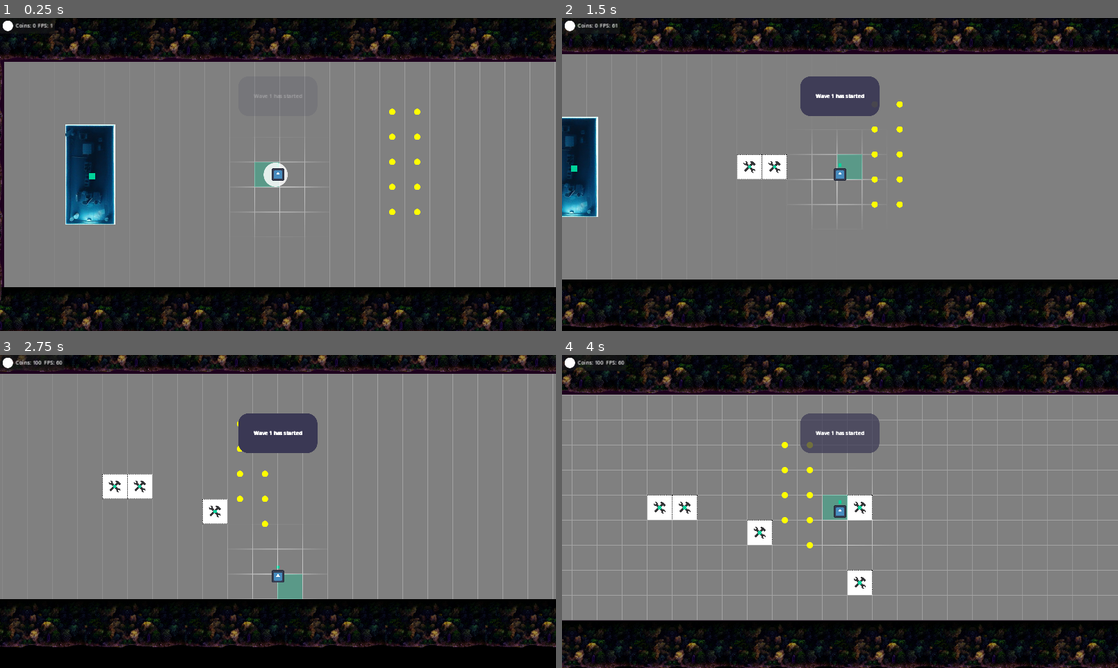
Above: before the commit, frames 1-4 (two rows, left to right).
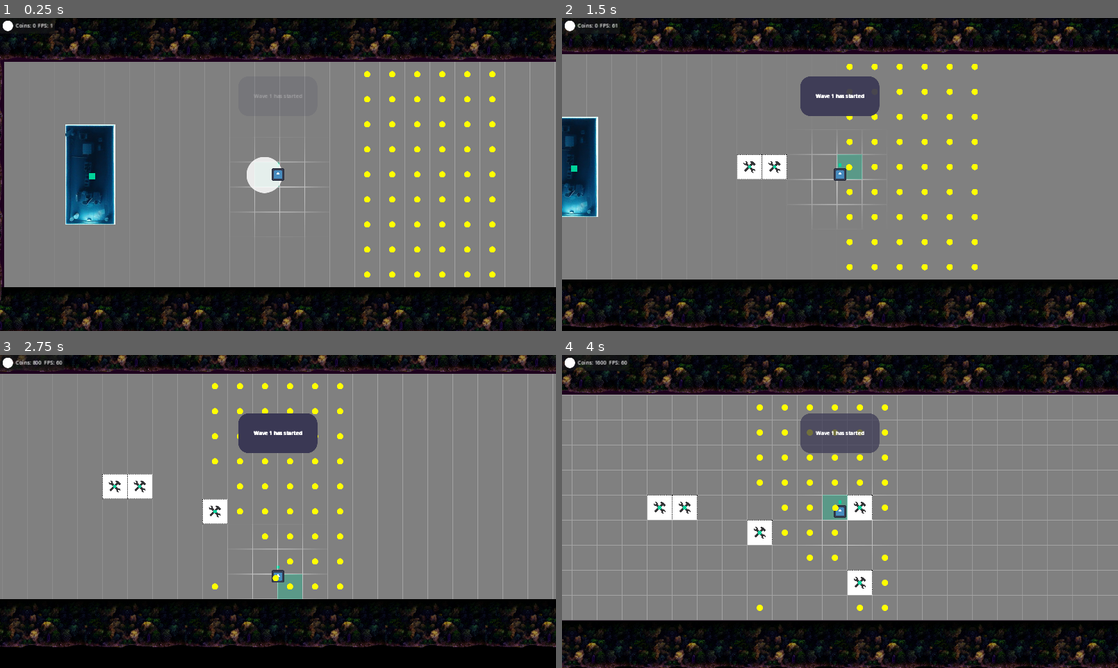
Above: after the commit, the same moments.

Repository: Slushie-Defense/Slushie
Game: Godot game, scene res://Levels/Level1.tscn
Two runs of this game, one before a commit and one after it. Both use one fixed random seed, a clock stepped at 60 frames per second and the inputs below. The engine's default icon, where the game draws it, is replaced by a stand-in: a white triangle on a blue panel in a dark square. Sound files missing from this copy of the repository are replaced by a short silence.
Inputs:
- Up to frame 1 (0.25 s): no input
- Up to frame 2 (1.5 s): tap Enter (ui_accept) at 0.5, 0.77 s; hold Right (ui_right) 0.53-1.28 s; hold Down (ui_down) from 1.28 s (still down)
- Up to frame 3 (2.75 s): tap Enter (ui_accept) at 1.52 s; release Down (ui_down) at 2.03 s; hold Right (ui_right) from 2.03 s (still down)
- Up to frame 4 (4 s): release Right (ui_right) at 2.78 s; hold Up (ui_up) 2.78-3.53 s; tap Enter (ui_accept) at 3.02, 3.77 s; hold Left (ui_left) from 3.53 s (still down)

The runs differ from the first frame. In frame 1, 1.6% of the frame differs, in the area x 44-90%, y 16-83%; in frame 2, 1.1%; in frame 3, 0.9%; in frame 4, 0.9%.

Commit message:
Explosions + Added Coin Spawner

Diff:
--- a/AOEDamage.gd
+++ b/AOEDamage.gd
@@ -1,27 +1,50 @@
 extends Node2D
 
-@onready var explosion_sprite : Sprite2D = $Sprite2D
-@onready var collision_detection : Area2D = $Area2D
-@onready var collsion_shape : CollisionShape2D = $Area2D/CollisionShape2D
-@onready var damage_delay_timer : Timer
+# Sprites
+@onready var sprite_rescaling_parent : Node2D = $SpriteRescaler
+var explosion_sprite_initial_size : float = 128.0
 
-var damage_fallout_curve : Curve = load("res://Entities/Explosion/DamageFallout.tres")
-var explosion_radius : float = 64.0
+# Collision Detection
+@onready var collision_detection : ShapeCast2D = $ShapeCast2D
 
-var nodes_in_area_list : Array = []
-var damage_at_center : float = 50
+# Damage
+var damage_fallout_curve : Curve = load("res://Entities/Explosion/DamageFallout.tres") # Change if you want more than 8 nodes to register
+@export var damage_at_epicenter : float = 500
+@export var explosion_radius : float = 96.0
+@export var max_number_nodes_that_can_be_detected : int = 8
 
-func _on_area_2d_body_entered(body):
-	nodes_in_area_list.push_back(body)
+func _ready():
+	# Sprite scale
+	var explosion_diameter : float = explosion_radius * 2
+	var sprite_scale = explosion_diameter / explosion_sprite_initial_size
+	sprite_rescaling_parent.scale = Vector2(sprite_scale, sprite_scale)
 
-func _on_timer_timeout():
-	print(nodes_in_area_list)
-	# Chase nodes
-	if nodes_in_area_list.size() > 0:
-		# Chase the nearest node
-		for child in nodes_in_area_list:
-			if child.has_method("attack"):
-				var distance_from_center : float = global_position.distance_to(child.global_position)
-				var attack = Attack.new()
-				attack.damage = damage_at_center * damage_fallout_curve.sample(distance_from_center / explosion_radius)
-				child.attack(attack)
+	# Collision detection
+	collision_detection.max_results = max_number_nodes_that_can_be_detected
+	collision_detection.shape.radius = explosion_radius
+	collision_detection.enabled = false
+
+func _deal_damage():
+	print("AOE went off!")
+	collision_detection.enabled = true
+	collision_detection.force_shapecast_update()
+	if not collision_detection.is_colliding():
+		return # Early exit
+
+	# Collision check
+	var number_of_collisions : int = collision_detection.get_collision_count()
+	print("Number of collisions: " + str(number_of_collisions))
+	for i in range(0, number_of_collisions):
+		var child = collision_detection.get_collider(i) # Get the object
+		# Change the collision mask if this is supposed to do friendly fire
+		if child.has_method("attack"): # Check if it has attack
+			var distance_from_center : float = global_position.distance_to(child.global_position)
+			var attack = Attack.new()
+			attack.damage = damage_at_epicenter * damage_fallout_curve.sample(distance_from_center / explosion_radius)
+			child.attack(attack)
+
+	# Turn off collision detection after use
+	collision_detection.call_deferred("queue_free") # Remove from scene
+
+func _on_delay_damage_timer_timeout():
+	_deal_damage()
--- a/Entities/Coin/Coin.gd
+++ b/Entities/Coin/Coin.gd
@@ -18,6 +18,9 @@
 func _ready():
 	set_physics_process(false) # Stop processing any cycles
 	timer_ratio = 1.0 / timer.wait_time
+	call_deferred("_update_initial_position")
+
+func _update_initial_position():
 	# Store initial position to interpolate from
 	initial_position = global_position
 
--- /dev/null
+++ b/Entities/Coin/CoinSpawner.gd
@@ -0,0 +1,22 @@
+extends Node2D
+
+@export var number_of_coins_horizontally : int = 6
+@export var number_of_coins_vertically : int = 9
+@export var coin_gap : int = 128
+
+var coin_scene = load("res://Entities/Coin/Coin.tscn")
+@onready var coin_sprite : Sprite2D = $Sprite2D
+# Called when the node enters the scene tree for the first time.
+func _ready():
+	coin_sprite.visible = false
+	coin_sprite.call_deferred("queue_free")
+	call_deferred("_spawn_coins")
+
+func _spawn_coins():
+	for x1 in range(0, number_of_coins_horizontally):
+		for y1 in range(0, number_of_coins_vertically):
+			print(str(x1) + ":" + str(y1))
+			var coin = coin_scene.instantiate()
+			get_tree().get_root().add_child(coin)
+			coin.global_position = global_position + Vector2(x1 * coin_gap, y1 * coin_gap)
+			#coin.initial_position = coin.global_position
--- /dev/null
+++ b/Entities/Coin/CoinSpawner.tscn
@@ -0,0 +1,11 @@
+[gd_scene load_steps=3 format=3 uid="uid://m85u2pije2ka"]
+
+[ext_resource type="Script" path="res://Entities/Coin/CoinSpawner.gd" id="1_uvnqu"]
+[ext_resource type="Texture2D" uid="uid://dpt0tifft75jw" path="res://Sprites/Circles/32x32WhiteCircle.png" id="2_dsm62"]
+
+[node name="CoinSpawner" type="Node2D"]
+script = ExtResource("1_uvnqu")
+
+[node name="Sprite2D" type="Sprite2D" parent="."]
+self_modulate = Color(1, 1, 0, 1)
+texture = ExtResource("2_dsm62")
--- a/Entities/Explosion/DamageFallout.tres
+++ b/Entities/Explosion/DamageFallout.tres
@@ -1,5 +1,5 @@
 [gd_resource type="Curve" format=3 uid="uid://b7fm1h5u73xmw"]
 
 [resource]
-_data = [Vector2(0, 1), 0.0, 0.0, 0, 0, Vector2(1, 0.221053), -1.97712, 0.0, 0, 0]
-point_count = 2
+_data = [Vector2(0, 1), 0.0, 0.0, 0, 0, Vector2(0.33125, 1), 0.0, 0.0, 0, 0, Vector2(1, 0.221053), -1.97712, 0.0, 0, 0]
+point_count = 3
--- a/Entities/Explosion/ExplosionAOE.tscn
+++ b/Entities/Explosion/ExplosionAOE.tscn
@@ -8,7 +8,7 @@
 tracks/0/type = "value"
 tracks/0/imported = false
 tracks/0/enabled = true
-tracks/0/path = NodePath("Sprite2D:scale")
+tracks/0/path = NodePath("SpriteRescaler/Sprite2D:scale")
 tracks/0/interp = 2
 tracks/0/loop_wrap = true
 tracks/0/keys = {
@@ -20,7 +20,7 @@
 tracks/1/type = "value"
 tracks/1/imported = false
 tracks/1/enabled = true
-tracks/1/path = NodePath("Sprite2D:self_modulate")
+tracks/1/path = NodePath("SpriteRescaler/Sprite2D:self_modulate")
 tracks/1/interp = 1
 tracks/1/loop_wrap = true
 tracks/1/keys = {
@@ -35,7 +35,7 @@
 tracks/0/type = "value"
 tracks/0/imported = false
 tracks/0/enabled = true
-tracks/0/path = NodePath("Sprite2D:scale")
+tracks/0/path = NodePath("SpriteRescaler/Sprite2D:scale")
 tracks/0/interp = 1
 tracks/0/loop_wrap = true
 tracks/0/keys = {
@@ -47,7 +47,7 @@
 tracks/1/type = "value"
 tracks/1/imported = false
 tracks/1/enabled = true
-tracks/1/path = NodePath("Sprite2D:self_modulate")
+tracks/1/path = NodePath("SpriteRescaler/Sprite2D:self_modulate")
 tracks/1/interp = 1
 tracks/1/loop_wrap = true
 tracks/1/keys = {
@@ -63,13 +63,15 @@
 "RESET": SubResource("Animation_m33g3")
 }
 
-[sub_resource type="CircleShape2D" id="CircleShape2D_gxwfd"]
+[sub_resource type="CircleShape2D" id="CircleShape2D_dq7lk"]
 radius = 64.0
 
 [node name="ExplosionAOE" type="Node2D"]
 script = ExtResource("1_s4qyr")
 
-[node name="Sprite2D" type="Sprite2D" parent="."]
+[node name="SpriteRescaler" type="Node2D" parent="."]
+
+[node name="Sprite2D" type="Sprite2D" parent="SpriteRescaler"]
 self_modulate = Color(1, 1, 1, 0)
 texture = ExtResource("2_nrqih")
 
@@ -79,15 +81,14 @@
 "": SubResource("AnimationLibrary_hdx30")
 }
 
-[node name="Area2D" type="Area2D" parent="."]
+[node name="ShapeCast2D" type="ShapeCast2D" parent="."]
+shape = SubResource("CircleShape2D_dq7lk")
+target_position = Vector2(0, 0)
+collision_mask = 8
 
-[node name="CollisionShape2D" type="CollisionShape2D" parent="Area2D"]
-shape = SubResource("CircleShape2D_gxwfd")
-
-[node name="Timer" type="Timer" parent="."]
+[node name="DelayDamageTimer" type="Timer" parent="."]
 wait_time = 0.15
 one_shot = true
 autostart = true
 
-[connection signal="body_entered" from="Area2D" to="." method="_on_area_2d_body_entered"]
-[connection signal="timeout" from="Timer" to="." method="_on_timer_timeout"]
+[connection signal="timeout" from="DelayDamageTimer" to="." method="_on_delay_damage_timer_timeout"]
--- a/Levels/Level1.tscn
+++ b/Levels/Level1.tscn
@@ -7,9 +7,9 @@
 [ext_resource type="PackedScene" uid="uid://thui7p52g4o6" path="res://Entities/GasStation/GasStation.tscn" id="5_0xu7d"]
 [ext_resource type="Script" path="res://Entities/Managers/WaveManager/WaveManager.gd" id="7_d2dej"]
 [ext_resource type="PackedScene" uid="uid://umxdc1nk56g1" path="res://Entities/Environment/TreesTexture.tscn" id="7_jvtud"]
-[ext_resource type="PackedScene" uid="uid://ceyqusnxxk6xr" path="res://Entities/Coin/Coin.tscn" id="8_dinf3"]
 [ext_resource type="Script" path="res://Entities/Managers/WaveManager/EnemySpawnInfo.gd" id="8_qjyoi"]
 [ext_resource type="Script" path="res://Entities/Managers/WaveManager/Wave.gd" id="9_cbk5y"]
+[ext_resource type="PackedScene" uid="uid://m85u2pije2ka" path="res://Entities/Coin/CoinSpawner.tscn" id="11_cched"]
 [ext_resource type="PackedScene" uid="uid://cvd6ncbpwvyh4" path="res://Entities/Explosion/ExplosionAOE.tscn" id="11_nnng1"]
 
 [sub_resource type="Resource" id="Resource_3kl6t"]
@@ -132,38 +132,11 @@
 offset_right = 4288.0
 offset_bottom = 256.0
 
-[node name="Coin" parent="." instance=ExtResource("8_dinf3")]
-position = Vector2(1984, 640)
+[node name="ExplosionAOE" parent="." instance=ExtResource("11_nnng1")]
+position = Vector2(1331, 578)
 
-[node name="Coin4" parent="." instance=ExtResource("8_dinf3")]
-position = Vector2(1984, 768)
-
-[node name="Coin5" parent="." instance=ExtResource("8_dinf3")]
-position = Vector2(1984, 256)
-
-[node name="Coin6" parent="." instance=ExtResource("8_dinf3")]
-position = Vector2(2112, 256)
-
-[node name="Coin7" parent="." instance=ExtResource("8_dinf3")]
-position = Vector2(2112, 384)
-
-[node name="Coin8" parent="." instance=ExtResource("8_dinf3")]
-position = Vector2(2112, 640)
-
-[node name="Coin9" parent="." instance=ExtResource("8_dinf3")]
-position = Vector2(2112, 512)
-
-[node name="Coin10" parent="." instance=ExtResource("8_dinf3")]
-position = Vector2(2112, 768)
-
-[node name="Coin2" parent="." instance=ExtResource("8_dinf3")]
-position = Vector2(1984, 512)
-
-[node name="Coin3" parent="." instance=ExtResource("8_dinf3")]
-position = Vector2(1984, 384)
-
-[node name="ExplosionAOE" parent="." instance=ExtResource("11_nnng1")]
-position = Vector2(1388, 577)
+[node name="CoinSpawner" parent="." instance=ExtResource("11_cched")]
+position = Vector2(1856, 64)
 
 [editable path="GroundTexture"]
 [editable path="TreesTexture2"]
